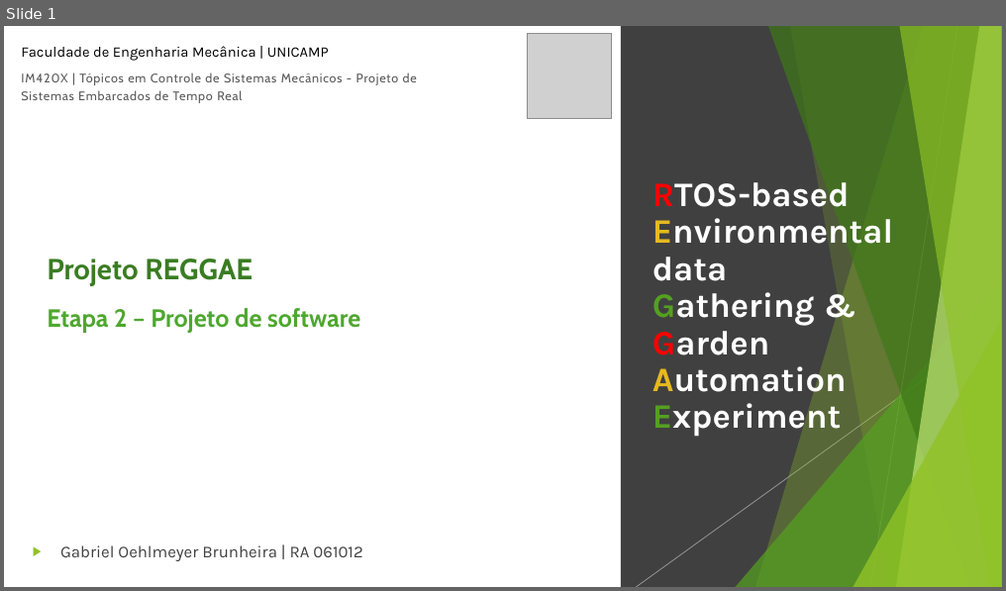
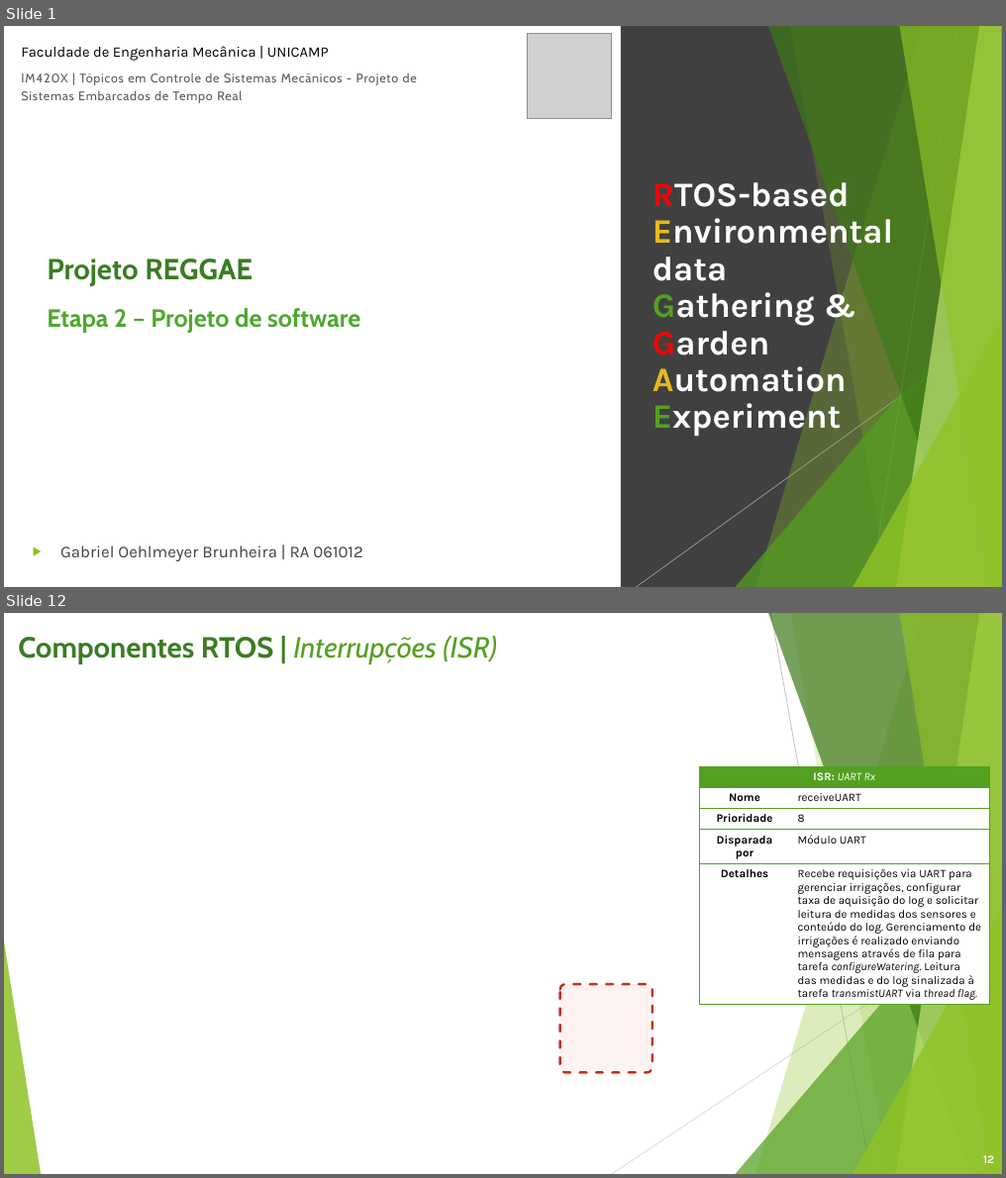
Before and after one commit to gabrielbrunheira/project-reggae, a slide deck: docs/IM420X - Projeto Reggae (Etapa 2).pptx. Shown one above the other, each under a label of ours: slide 1 before the commit, slides 1 and 12 after it; the slides between them are not shown. The pictures are 1006x591 and 1006x1178 pixels, drawn with LibreOffice and Linux fonts; fonts in the diff are those of the drawing; grey boxes stand for pictures; background and template pictures are left out. Boxes give left, top, right and bottom in pixels: in the first picture for what was removed or moved away, otherwise in the second. Text is boxed around its words. In the diff, an @@ line names an element or a change of style, - is before the commit and + after.

```diff
--- a/docs/IM420X - Projeto Reggae (Etapa 2).pptx
+++ b/docs/IM420X - Projeto Reggae (Etapa 2).pptx
@@ slide 12 added at bbox=[4, 613, 1002, 1174], background #FFFFFF; not listed: 10 template elements that a slide beside it also shows @@
@@ text added at bbox=[18, 636, 497, 664], 28 pt, text #54A021, italic @@
+Componentes RTOS | Interrupções (ISR)
@@ table added at bbox=[699, 767, 990, 1011], 5 rows, 2 columns @@
+ISR: UART Rx | 
+Nome | receiveUART
+Prioridade | 8
+Disparada por | Módulo UART
+Detalhes | Recebe requisições via UART para gerenciar irrigações, configurar taxa de aquisição do log e solicitar leitura de medidas dos sensores e conteúdo do log. Gerenciamento de irrigações é realizado enviando mensagens através de fila para tarefa configureWatering. Leitura das medidas e do log sinalizada à tarefa transmistUART via thread flag.
@@ rounded rectangle added at bbox=[560, 984, 652, 1072], fill #F8D2CC at 25% opacity, outline #C42F1A 2.25 pt dashed @@
@@ page number added at bbox=[983, 1156, 994, 1163], 11 pt, text #FFFFFF, bold @@
+12
```
Also in this commit, not shown: 5 slides changed, 17 other slides added, 14 slides removed, 4 other files.
